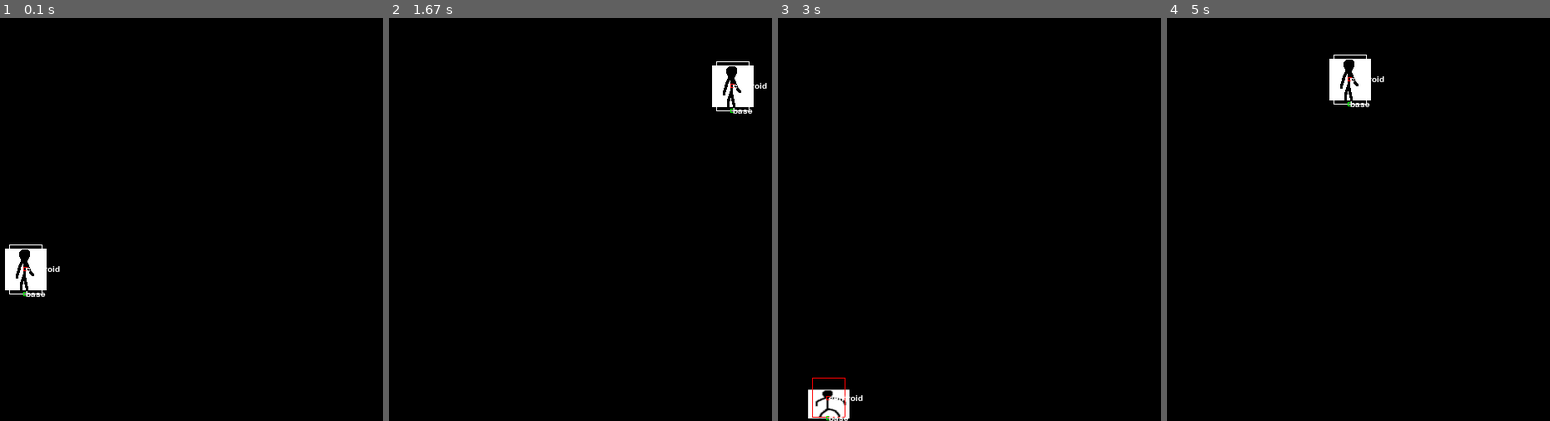
Above: before the commit, frames 1-4 (left to right).
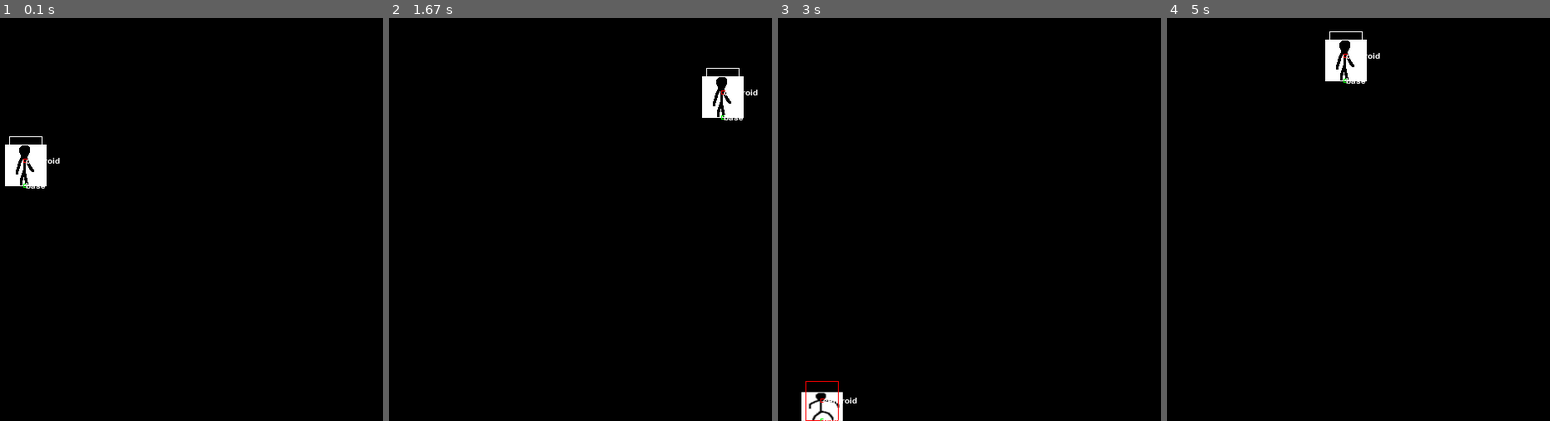
Above: after the commit, the same moments.

Repository: binnev/pygame_sandbox
Game: pygame game, started from tutorial/sandbox.py
Same seed, same stepped clock (60 frames per second), same inputs: the game is played once before the commit and once after it.
Inputs:
- Up to frame 1 (0.1 s): no input
- Up to frame 2 (1.67 s): hold Right 0.33-0.8 s; hold Right 0.83-1.3 s; tap Space at 1.33 s
- Up to frame 3 (3 s): hold Left 1.67-2.2 s; tap Space at 1.73, 2.03, 2.3, 2.63, 2.93 s; hold Down 2.23-2.53 s; hold Left 2.57-2.97 s
- Up to frame 4 (5 s): hold Right 3-3.63 s; tap Space at 3.07, 3.37, 3.73, 4.13, 4.43, 4.63, 4.93 s; hold Down 3.67-4.03 s; hold Left 4.07-4.53 s; hold Right from 4.57 s (still down)

The runs differ from the first frame. In frame 1, 2.1% of the frame differs, in the area x 1-16%, y 29-70%; in frame 2, 1.3%; in frame 3, 0.8%; in frame 4, 1.3%.

Commit message:
Removed screen_y and all flipping. Y is just positive down now.

Diff:
--- a/tutorial/conf.py
+++ b/tutorial/conf.py
@@ -2,7 +2,7 @@
 
 SCREEN_WIDTH = 500
 SCREEN_HEIGHT = 500
-FLOOR_HEIGHT = 10
+FLOOR_HEIGHT = 500
 
 # key mapping
 class Keys:
--- a/tutorial/objects.py
+++ b/tutorial/objects.py
@@ -45,7 +45,12 @@
 
 
 def sign(number):
+    # todo: this will not work correctly for zero...
     return 1 if number > 0 else -1
+
+
+def screen_y(y):
+    return SCREEN_HEIGHT - y
 
 
 class Sprite:
@@ -58,6 +63,16 @@
 
 
 Point = namedtuple("Point", ["x", "y"])
+
+
+class Platform:
+
+    def __init__(self, width, height, can_fall_through, rect):
+        self.can_fall_through = can_fall_through
+        self.rect = rect
+
+    def draw(self, window):
+        pygame.draw.rect(window, self.color, self.rect, 1)
 
 
 class Thing:
@@ -177,14 +192,14 @@
         if self.x < 0:
             self.x = 0
             self.u = 0
-        if self.x > SCREEN_WIDTH - self.width:
-            self.x = SCREEN_WIDTH - self.width
+        if self.x > SCREEN_WIDTH:
+            self.x = SCREEN_WIDTH
             self.u = 0
         if self.y < 0:
             self.y = 0
             self.v = 0
-        if self.y > SCREEN_HEIGHT - self.height:
-            self.y = SCREEN_HEIGHT - self.height
+        if self.y > SCREEN_HEIGHT:
+            self.y = SCREEN_HEIGHT
             self.v = 0
 
     def debug_print(self):
@@ -198,6 +213,7 @@
             f"v = {self.v:.2f},",
             f"friction = {self.friction:.2f},",
             f"jumpsquat_frames_elapsed = {self.jumpsquat_frames_elapsed}",
+            f"frames_elapsed = {self.frames_elapsed}",
         )
 
     def draw(self, window):
@@ -206,55 +222,52 @@
         if sprite:
             frame = sprite.get_frame(self.frames_elapsed //
                                      self.ticks_per_frame)
-            window.blit(
-                frame,
-                (
-                    self.centroid.x -
-                    frame.get_rect().width / 2,  # minus sprite width
-                    self.screen_y(self.y) -
-                    frame.get_rect().height / 2),  # minus sprite height
-            )
+            window.blit(frame, (self.x - frame.get_rect().width / 2,
+                                self.y - frame.get_rect().height))
         # bounding box
-        pygame.draw.rect(window, self.color,
-                         (self.x - self.width / 2, self.screen_y(self.y) -
-                          self.height / 2, self.width, self.height), 1)
+        pygame.draw.rect(window, self.color, (
+            self.x - self.width / 2,
+            self.y - self.height,
+            self.width,
+            self.height,
+        ), 1)
         # centroid
         centroid_width = 5
-        pygame.draw.rect(window, (255, 0, 0),
-                         (self.centroid.x - centroid_width / 2,
-                          self.screen_y(self.centroid.y) - centroid_width / 2,
-                          centroid_width, centroid_width), 1)
+        pygame.draw.rect(window, (255, 0, 0), (
+            self.centroid.x - centroid_width / 2,
+            self.centroid.y - centroid_width / 2,
+            centroid_width,
+            centroid_width,
+        ), 1)
         text = self.font.render("centroid", True, (255, 255, 255), None)
         textRect = text.get_rect()
-        # textRect.center = self.centroid.x, self.screen_y(self.centroid.y)
-        textRect.midleft = self.centroid.x, self.screen_y(self.centroid.y)
+        textRect.midleft = self.centroid
         window.blit(text, textRect)
         # base
-        pygame.draw.rect(
-            window, (0, 255, 0),
-            (self.base.x - centroid_width / 2, self.screen_y(self.base.y) -
-             centroid_width / 2, centroid_width, centroid_width), 1)
+        pygame.draw.rect(window, (0, 255, 0), (
+            self.base.x - centroid_width / 2,
+            self.base.y - centroid_width / 2,
+            centroid_width,
+            centroid_width,
+        ), 1)
         text = self.font.render("base", True, (255, 255, 255), None)
         textRect = text.get_rect()
-        textRect.midleft = self.base.x, self.screen_y(self.base.y)
+        textRect.midleft = self.base
         window.blit(text, textRect)
 
-    @staticmethod
-    def screen_y(y):
-        return SCREEN_HEIGHT - y
-
     @property
     def centroid(self):
+        # todo: replace this with auto calculation centroid from sprite
+        return Point(self.x, self.y - self.height / 2)
+
+    @property
+    def base(self):
         return Point(self.x, self.y)
-
-    @property
-    def base(self):
-        return Point(self.x, self.y - self.height / 2)
 
     @property
     def airborne(self):
         # todo: make this check for contact with all platforms
-        return self.base.y > FLOOR_HEIGHT
+        return self.base.y < FLOOR_HEIGHT
 
     # ========================= state functions ================================
 
@@ -280,17 +293,17 @@
         # todo: add any other actions that are allowed in jumpsquat state... wavedash ahem.
 
     def enter_jump(self):
-        self.v = self.jump_power
+        self.v = -self.jump_power
         self.state = states.FALL
         self.fastfall = False
 
     def state_fall(self, keys):
         # update vertical position
         # if moving downwards faster than fall speed
-        if self.v < 0 and abs(self.v) > self.fall_speed:
+        if self.v > 0 and abs(self.v) > self.fall_speed:
             pass  # don't apply gravity
         else:  # if moving upwards, or if falling slower than the fall speed
-            self.v -= self.fall_acceleration
+            self.v += self.fall_acceleration
 
         # update horizontal position
         if keys[Keys.LEFT]:
@@ -301,9 +314,9 @@
             self.u = sign(self.u) * self.air_speed
 
         # fastfall if moving downwards
-        if keys[Keys.DOWN] and self.v < 0:
+        if keys[Keys.DOWN] and self.v > 0:
             self.fastfall = True
-            self.v = -self.fall_speed
+            self.v = self.fall_speed
 
         if not self.airborne:
             self.state = states.STAND
